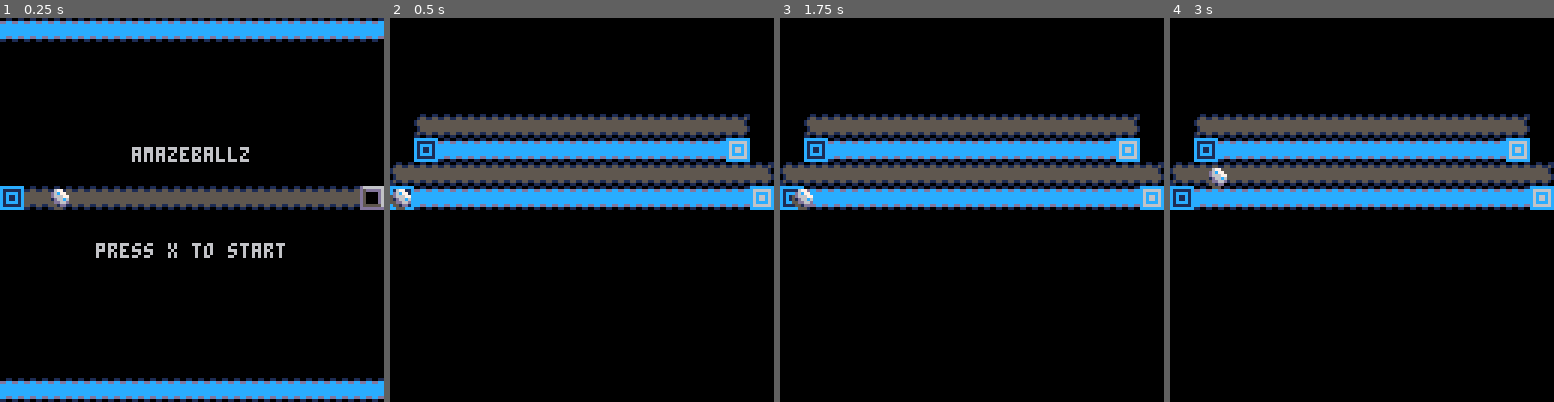
Above: before the commit, frames 1-4 (left to right).
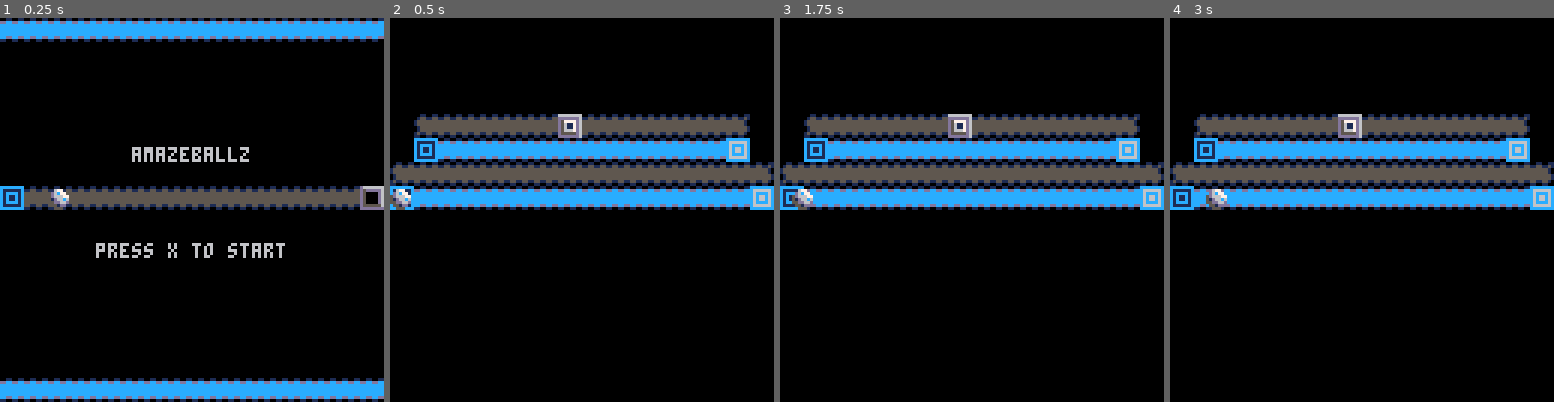
Above: after the commit, the same moments.

Repository: Errolyn/Pico8_games
Game: PICO-8 cartridge aMazeBalls/mazeballz.p8
Same seed, same stepped clock (60 frames per second), same inputs: the game is played once before the commit and once after it.
Inputs:
- Up to frame 1 (0.25 s): no input
- Up to frame 2 (0.5 s): tap X (X key) at 0.33 s
- Up to frame 3 (1.75 s): tap O (Z key) at 0.7, 1.7 s; tap X (X key) at 1.07 s; hold Right from 1.6 s (still down)
- Up to frame 4 (3 s): tap X (X key) at 1.85, 2.97 s; release Right at 2.1 s; tap O (Z key) at 2.1, 2.5, 2.9 s; hold Up 2.15-2.42 s; hold Right from 2.47 s (still down)

Frame 1 is identical in both runs. In frame 2, 0.3% of the frame differs, in the area x 43-50%, y 25-32%; in frame 3, 0.3%; in frame 4, 0.8%, in the area x 9-50%, y 25-50%.

Commit message:
end state working

Diff:
--- a/aMazeBalls/mazeballz.p8
+++ b/aMazeBalls/mazeballz.p8
@@ -62,9 +62,10 @@
 
 function gameover_update()
     if btn(btn_x) then
+        ball = new_ball_state(reset_begining_state)
         state = game_state
-        ball = reset_ball_state
-    end
+    end
+
 end
 
 function gameover_draw()
@@ -99,8 +101,8 @@
         next_pad_name = 'start_pad'
     },
 }
-
-reset_ball_state = {
+--  this state should never be modified or changed.
+reset_begining_state = {
     x = 0,
     y = 56,
     t_x = 0,
@@ -113,7 +115,24 @@
     current_pad_name = 'start_pad'
 }
 
-function is_game_over()
+-- Only takes a table with Ball/user attributes and updates the state. `ball = new_ball_state(Table)` returns a new intermediary table.
+function new_ball_state(table)
+    temp_table = {
+        x = table.x,
+        y = table.y,
+        t_x = table.t_x,
+        t_x_v = table.t_x_v,
+        t_y = table.t_y,
+        v_x = table.v_x,
+        v_y = table.v_y,
+        lives = table.lives,
+        current_start_pad_name = table.current_start_pad_name,
+        current_pad_name = table.current_pad_name
+    }
+    return temp_table
+end
+
+function game_over()
     printh("Game over")
     state = gameover_state
 end
@@ -138,6 +157,7 @@
     ball.x = start_posistion.x
     ball.y = start_posistion.y
     ball.v_x = 0
+    ball.v_y = 0
     ball.lives -= 1
 end
 
@@ -150,13 +170,11 @@
         next_level()
         printh(tostr(current_sprite))
     end
-
     if (current_sprite == 23 ) then
-        printh("You win")
-    end
-
+        printh("you win")
+    end
     if ball.lives <= 0 then
-        is_game_over()
+        game_over()
     end
 end
 
@@ -238,14 +258,14 @@
 0070070055dd66d0989aa989a989a989a989989a989a989ac6cccc6c6d0880d6d50000d61132bb308899aa90cccccccc55555555015555510155555155555551
 000000000551dd00a989989a989a989a989aa989a989a989c666666c60999906d55555560118330008899900ccddccdd55115511151155101555551055555510
 00000000005550009a9889a92200220089a99a989a989a98cccccccc0aaaaaa0dddddddd00111000008880001100110011001100110011001555551055555510
-0000000000000000c3baab3c000000000000000000000000cccccccc12222226000000000000000055555555cccccccc00110011001100110000000000000000
-00000000000000003c3bb3c3000000000000000000000000c111111c15222276000000000000000055555555cccccccc11551151015511550000000000000000
-0000000000000000b3c33c3b000000000000000000000000c1cccc1c15522776000000000000000055555555cccccccc55555510155555550000000000000000
-0000000000000000ab3cc3ba000000000000000000000000c1c11c1c155dd776000000000000000055555555cccccccc55555510155555550000000000000000
-0000000000000000bab33bab000000000000000000000000c1c11c1c155dd776000000000000000055555555cccccccc55555551015555550000000000000000
-00000000000000003babbab3000000000000000000000000c1cccc1c15522776000000000000000055555555cccccccc55555551015555550000000000000000
-0000000000000000c3baab3c000000000000000000000000c111111c15222276000000000000000055555555cccccccc55115510151155110000000000000000
-00000000000000003c3bb3c3000000000000000000000000cccccccc12222226000000000000000055555555cccccccc11001100110011000000000000000000
+0000000000000000c3baab3c000000000000000000000000cccccccc66666666000000000000000055555555cccccccc00110011001100110000000000000000
+00000000000000003c3bb3c3000000000000000000000000c111111cddddddd6000000000000000055555555cccccccc11551151015511550000000000000000
+0000000000000000b3c33c3b000000000000000000000000c1cccc1cd57777d6000000000000000055555555cccccccc55555510155555550000000000000000
+0000000000000000ab3cc3ba000000000000000000000000c1c11c1cd56117d6000000000000000055555555cccccccc55555510155555550000000000000000
+0000000000000000bab33bab000000000000000000000000c1c11c1cd56117d6000000000000000055555555cccccccc55555551015555550000000000000000
+00000000000000003babbab3000000000000000000000000c1cccc1cd56667d6000000000000000055555555cccccccc55555551015555550000000000000000
+0000000000000000c3baab3c000000000000000000000000c111111cd55555d6000000000000000055555555cccccccc55115510151155110000000000000000
+00000000000000003c3bb3c3000000000000000000000000ccccccccddddddd6000000000000000055555555cccccccc11001100110011000000000000000000
 00000000000000000000000000000000000000000000000000000000000000000000000000000000000000000000000000000000000000000000000000000000
 00000000000000000000000000000000000000000000000000000000000000000000000000000000000000000000000000000000000000000000000000000000
 00000000000000000000000000000000000000000000000000000000000000000000000000000000000000000000000000000000000000000000000000000000
@@ -366,7 +386,7 @@
 0000000000000000000000000000000000000000000000000000000000000000000000000000000000000000000000000000000000000000000000000000000000000000000000000000000000000000000000000000000000000000000000000000000000000000000000000000000000000000000000000000000000000000
 0000000000000000000000000000000000000000000000000000000000000000000000000000000000000000000000000000000000000000000000000000000000000000000000000000000000000000000000000000000000000000000000000000000000000000000000000000000000000000000000000000000000000000
 0000000000000000000000000000000000000000000000000000000000000000000000000000000000000000000000000000000000000000000000000000000000000000000000000000000000000000000000000000000000000000000000000000000000000000000000000000000000000000000000000000000000000000
-001d0c0c0c0c0c0c0c0c0c0c0c0c1c0000000000000000000000000000000000000000000000000000000000000000000000000000000000000000000000000000000000000000000000000000000000000000000000000000000000000000000000000000000000000000000000000000000000000000000000000000000000
+001d0c0c0c0c0c170c0c0c0c0c0c1c0000000000000000000000000000000000000000000000000000000000000000000000000000000000000000000000000000000000000000000000000000000000000000000000000000000000000000000000000000000000000000000000000000000000000000000000000000000000
 00160b0b0b0b0b0b0b0b0b0b0b0b060000000000000000000000000000000000000000000000000000000000000000000000000000000000000000000000000000000000000000000000000000000000000000000000000000000000000000000000000000000000000000000000000000000000000000000000000000000000
 1d0c0c0c0c0c0c0c0c0c0c0c0c0c0c1c00000000000000000000000000000000000000000000000000000000000000000000000000000000000000000000000000000000000000000000000000000000000000000000000000000000000000000000000000000000000000000000000000000000000000000000000000000000
 160b0b0b0b0b0b0b0b0b0b0b0b0b0b0600000000000000000000000000000000000000000000000000000000000000000000000000000000000000000000000000000000000000000000000000000000000000000000000000000000000000000000000000000000000000000000000000000000000000000000000000000000
